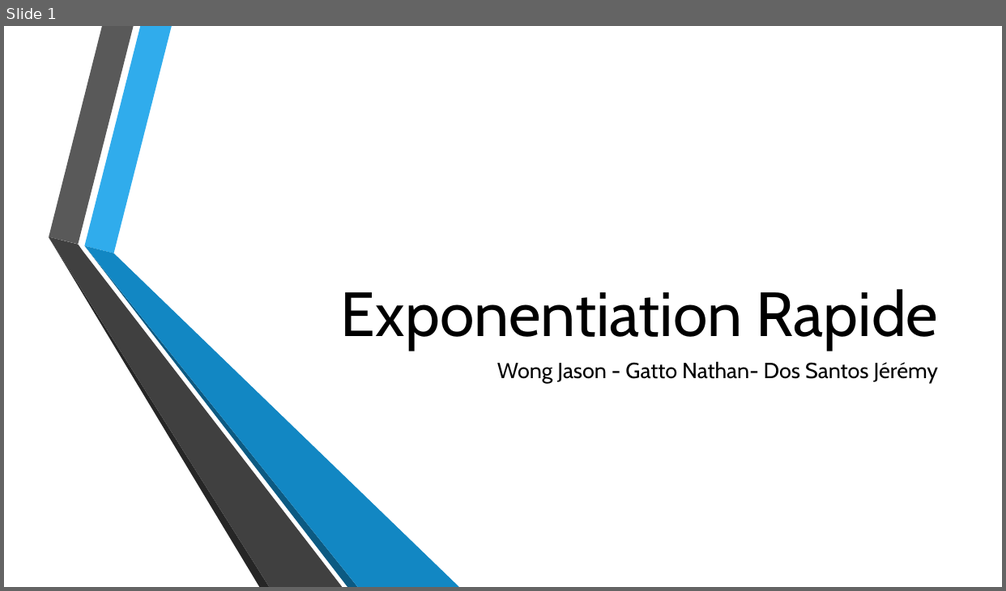
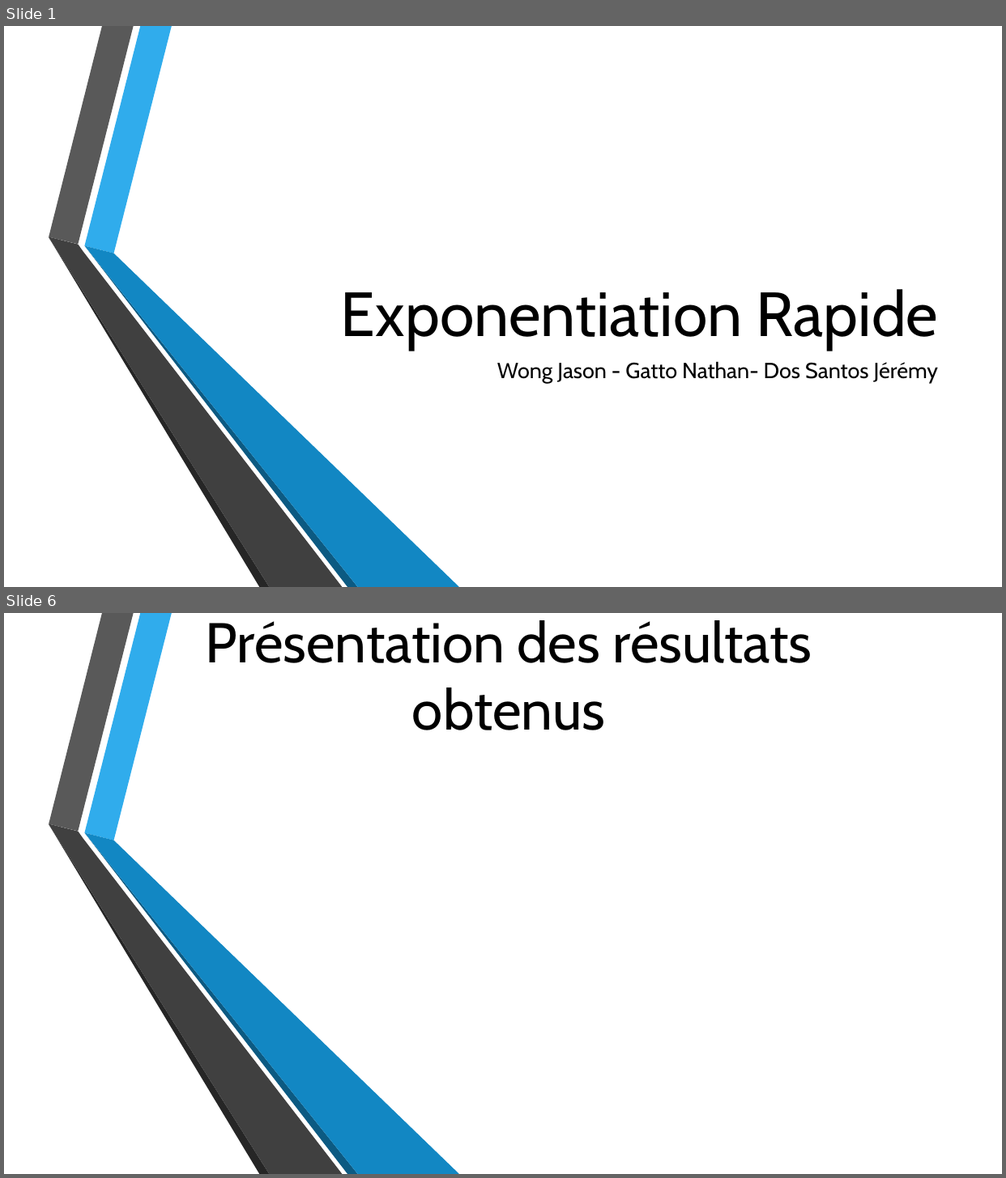
Before and after one commit to Linkoun/Exponentiation_Rapide, a slide deck: Présentation.pptx. Shown one above the other, each under a label of ours: slide 1 before the commit, slides 1 and 6 after it; the slides between them are not shown. The pictures are 1006x591 and 1006x1178 pixels, drawn with LibreOffice and Linux fonts; fonts in the diff are those of the drawing; background and template pictures are left out. Boxes give left, top, right and bottom in pixels: in the first picture for what was removed or moved away, otherwise in the second. Text is boxed around its words. In the diff, an @@ line names an element or a change of style, - is before the commit and + after.

```diff
--- a/Présentation.pptx
+++ b/Présentation.pptx
@@ slide 6 added at [4,613,1002,1174], background picture (left out); not listed: 6 template elements that a slide beside it also shows @@
@@ title added at [206,620,812,730], 54 pt, text #000000 @@
+Présentation des résultats obtenus
```
Also in this commit, not shown: 1 slide changed, 4 other slides added.
